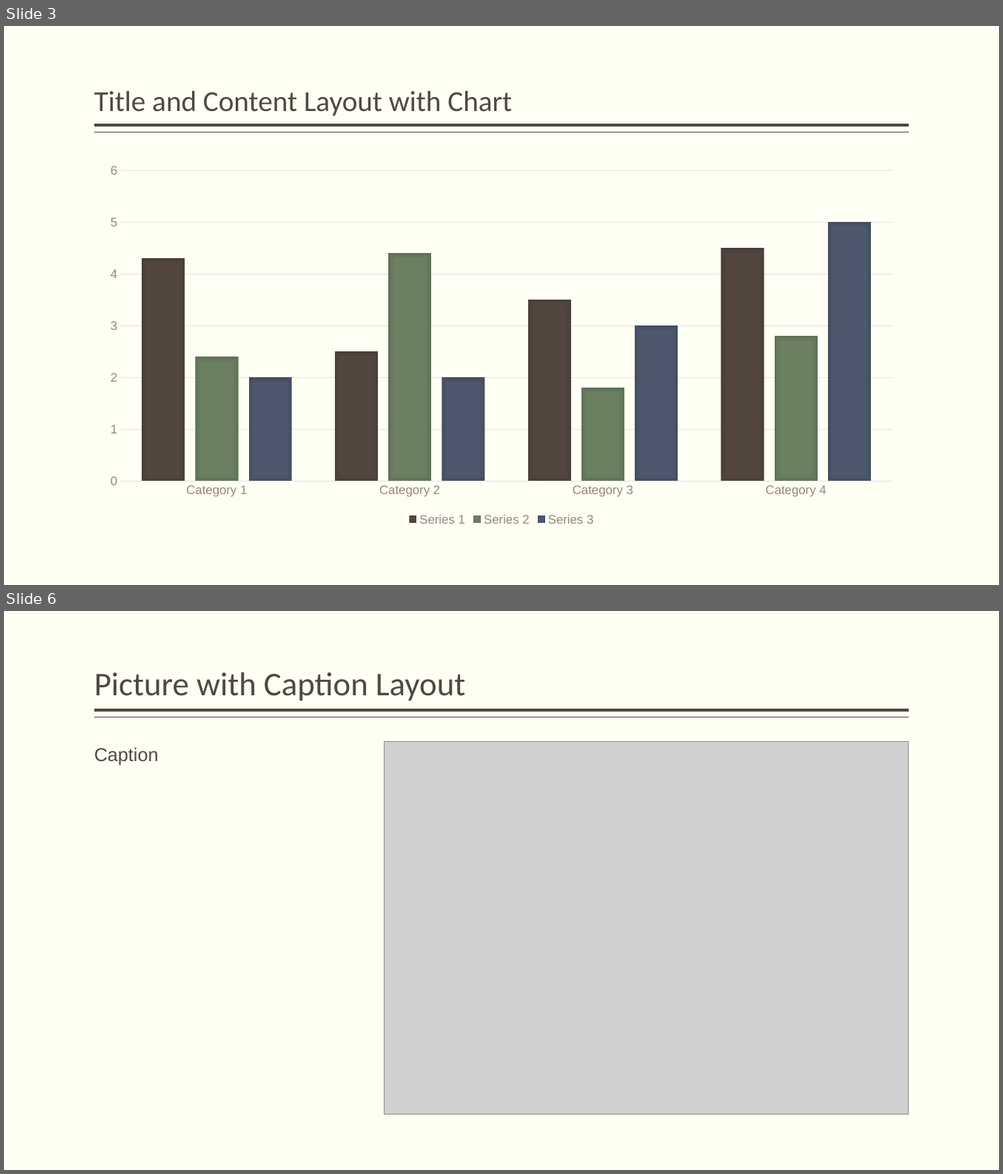
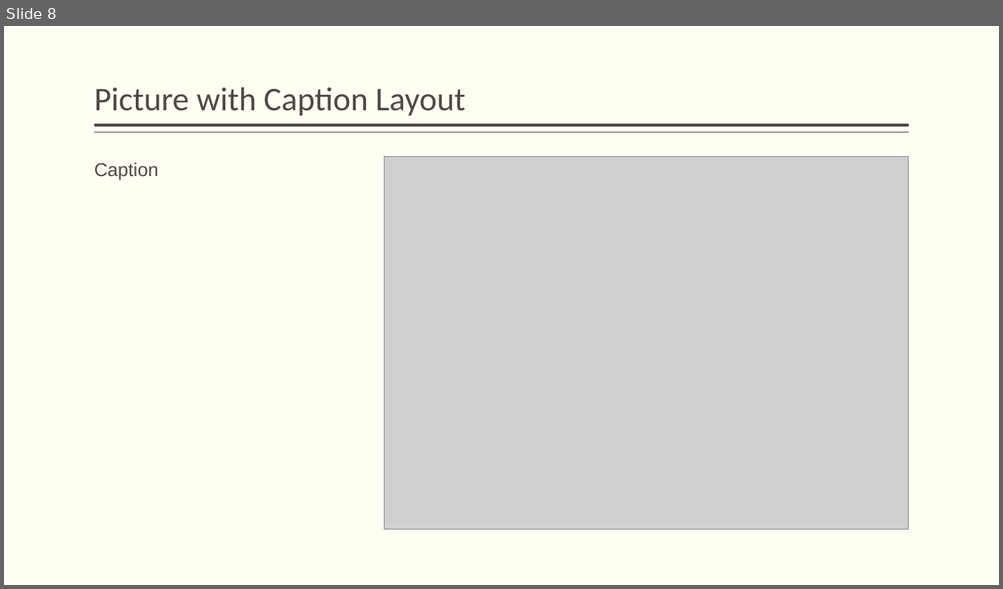
Before and after one commit to JamesEarle/GPP, a slide deck: GPP_Defense.pptx. Shown one above the other, each under a label of ours: slides 3 and 6 before the commit, slide 8 after it; the slides between them are not shown. The pictures are 1003x1174 and 1003x589 pixels, drawn with LibreOffice and Linux fonts; fonts in the diff are those of the drawing; grey boxes stand for pictures. Boxes give left, top, right and bottom in pixels: in the first picture for what was removed or moved away, otherwise in the second. Text is boxed around its words. In the diff, an @@ line names an element or a change of style, - is before the commit and + after.

```diff
--- a/GPP_Defense.pptx
+++ b/GPP_Defense.pptx
@@ slide 3 removed at box(4, 26, 999, 585), background #FFFFF3; not listed: 2 template elements that a slide beside it also shows @@
@@ title removed at box(94, 90, 512, 116) @@
-Title and Content Layout with Chart
@@ column chart removed at box(94, 156, 909, 530) @@
-categories: Category 1, Category 2, Category 3, Category 4
-Series 1: 4.3, 2.5, 3.5, 4.5
-Series 2: 2.4, 4.4, 1.8, 2.8
-Series 3: 2, 2, 3, 5
@@ what was slide 6 is now slide 8 @@
```
Also in this commit, not shown: 1 slide changed, 6 slides added, 3 other slides removed, 1 other file.
